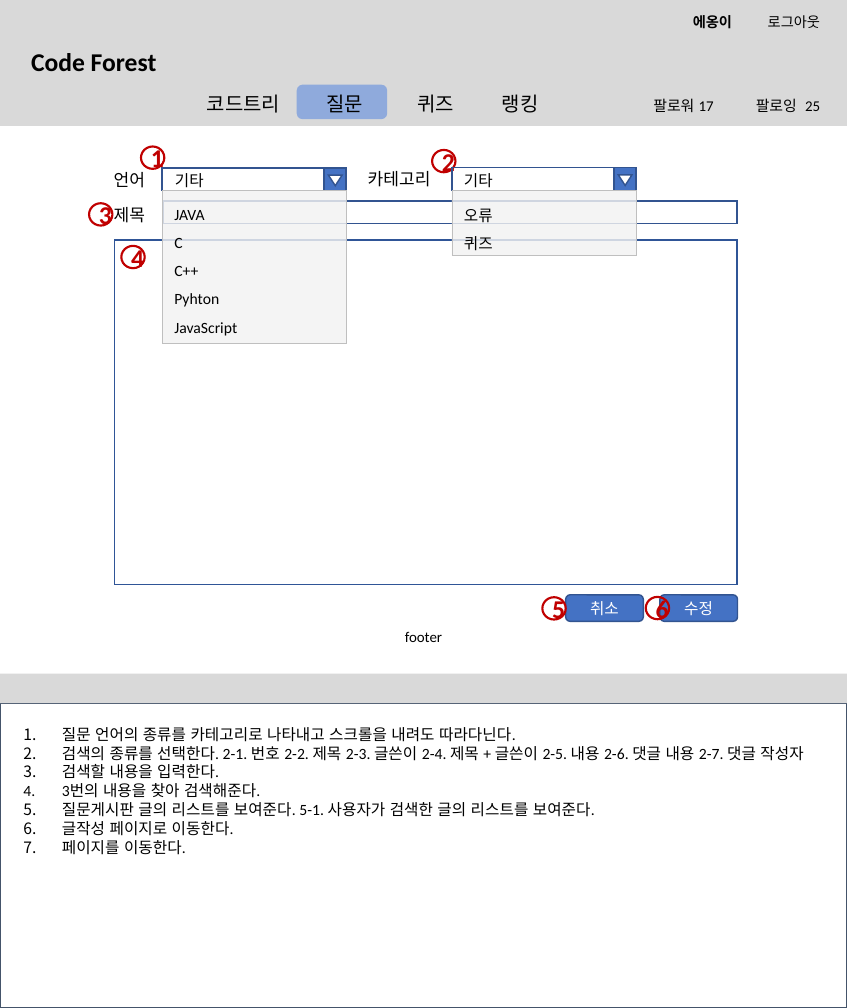
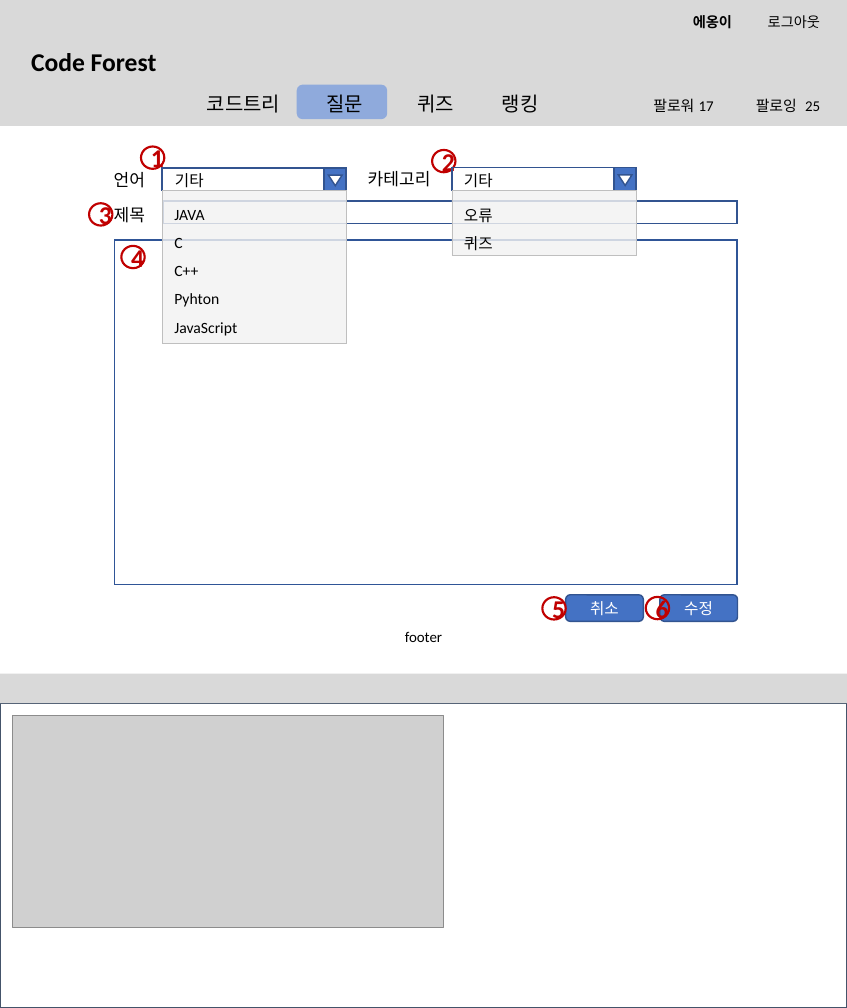
Before and after one commit to btcdd/document, a slide deck: slide 14 of 스토리보드.pptx. Drawn at 847x1008 pixels with LibreOffice and Linux fonts; fonts in the diff are those of the drawing; grey boxes stand for pictures; background and template pictures are left out. Boxes give left, top, right and bottom in pixels: in the first picture for what was removed or moved away, otherwise in the second. Text is boxed around its words. In the diff, an @@ line names an element or a change of style, - is before the commit and + after.

```diff
--- a/스토리보드.pptx
+++ b/스토리보드.pptx
@@ picture added at box(12, 715, 443, 927) @@
@@ text removed at box(62, 727, 803, 855) @@
-1. 질문 언어의 종류를 카테고리로 나타내고 스크롤을 내려도 따라다닌다.
-2. 검색의 종류를 선택한다. 2-1. 번호 2-2. 제목 2-3. 글쓴이 2-4. 제목 + 글쓴이 2-5. 내용 2-6. 댓글 내용 2-7. 댓글 작성자
-3. 검색할 내용을 입력한다.
-4. 3번의 내용을 찾아 검색해준다.
-5. 질문게시판 글의 리스트를 보여준다. 5-1. 사용자가 검색한 글의 리스트를 보여준다.
-6. 글작성 페이지로 이동한다.
-7. 페이지를 이동한다.
```
Also in this commit, not shown: 36 other slides changed, 2 slides removed.
